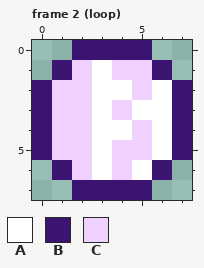
One commit to this pixel-art file: projects/007_survivors/art/fx_rune.aseprite. Above: the version before the commit.
8x8 pixels, 2 frames. Shown: frame 2 (loop). The commit also changed other frames, which this record leaves out.
Palette (. is transparent): A #ffffff  B #3a1470  C #f0d0ff
After the commit:
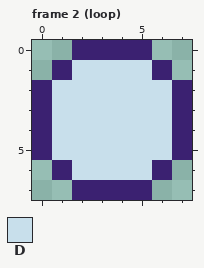
Colours new in this view: D #c8dfeb
Change:
colour B: #3a1470 -> #3b2171
Changed rows in their new state; - is a pixel that keeps its letter.
Frame 2 (loop):
first column x 1:
1 -DDDD-
2 DDDDDD
3 DDDDDD
4 DDDDDD
5 DDDDDD
6 -DDDD-
